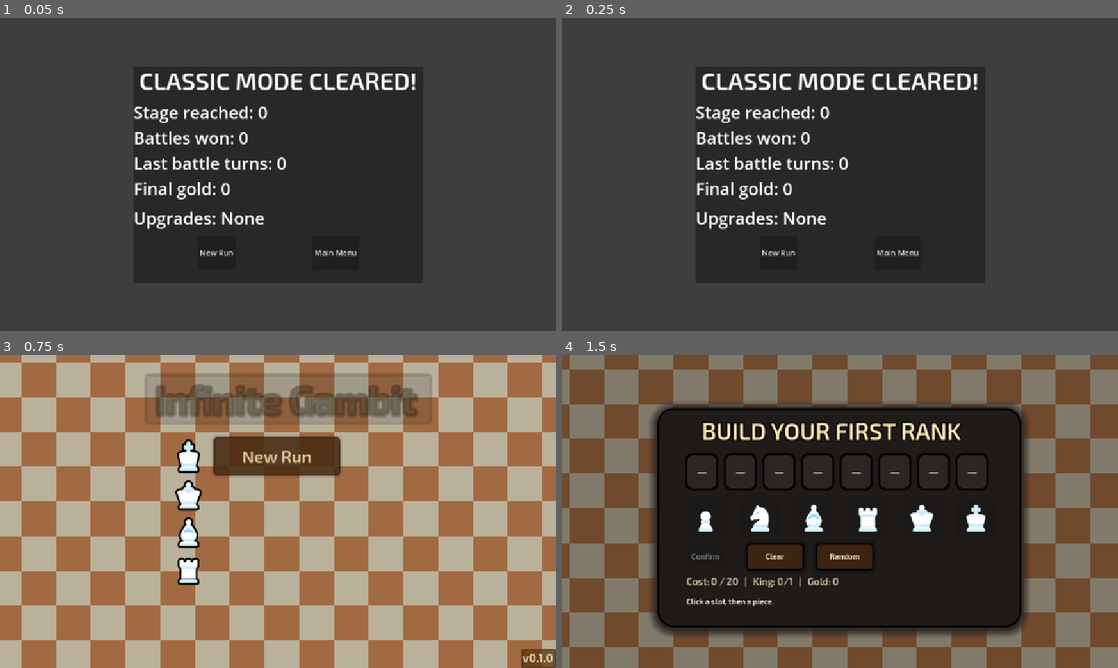
Above: before the commit, frames 1-4 (two rows, left to right).
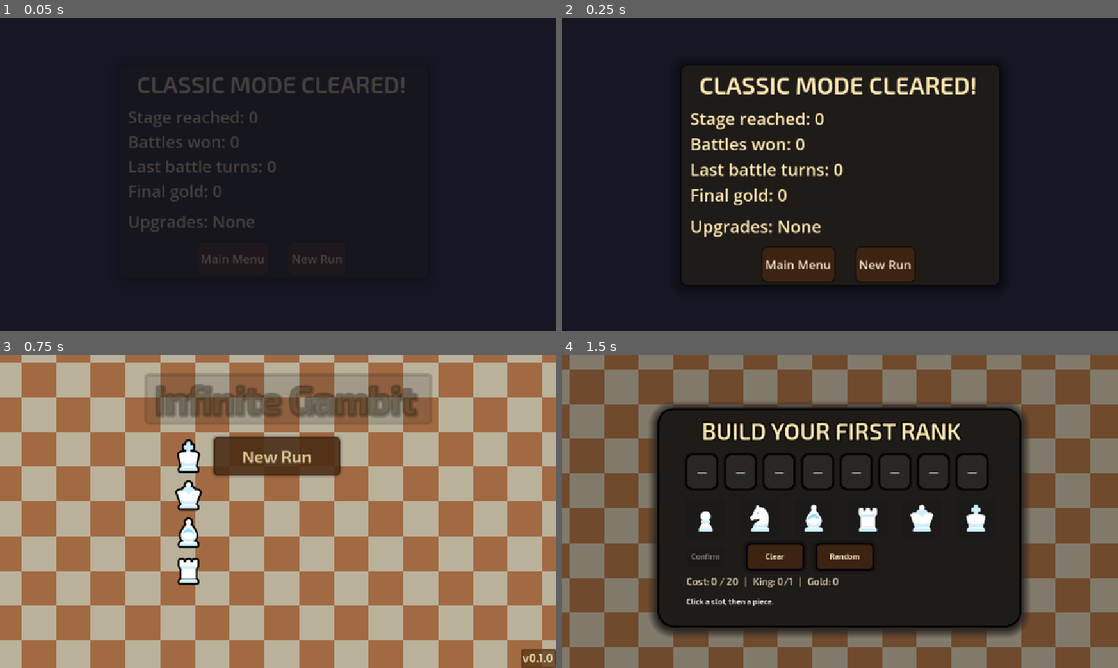
Above: after the commit, the same moments.

Repository: twippimehu/Infinite-Gambit
Game: Godot game, scene res://victory.tscn
Two runs of this game, one before a commit and one after it. Both use one fixed random seed, a clock stepped at 60 frames per second and the inputs below. This scene is started directly instead of the project's main scene.
Inputs:
- Up to frame 1 (0.05 s): no input
- Up to frame 2 (0.25 s): no input
- Up to frame 3 (0.75 s): click "Main Menu" at 0.5 s
- Up to frame 4 (1.5 s): click "New Run" at 1.25 s

The runs differ from the first frame. In frame 1, 69% of the frame differs, in the area x 0-100%, y 0-100%; in frame 2, 72%; in frame 3, nothing differs; in frame 4, nothing differs.

Commit message:
Fixed up the stage 30 king dupe and made vic screen better

Diff:
--- a/engine/board.gd
+++ b/engine/board.gd
@@ -227,15 +227,28 @@
 			var src = state.board[0][c]
 			if src == null:
 				continue
-			if src.side != 0:
+			if src.side != 0:  # Ensure it’s a white piece
 				continue
-			var target_row := 5
-			if state.board[target_row][c] == null:
-				state.board[target_row][c] = {
-					"kind": src.kind,
-					"side": 1,
-					"has_moved": false
-				}
+
+			# Prevent placing a second king, we only want one king on row 7
+			if src.kind == "K":
+				# Place the king ONLY on row 7 if it’s not there already
+				if state.board[7][c] == null:
+					state.board[7][c] = {
+						"kind": "K",
+						"side": 1,
+						"has_moved": false
+					}
+			else:
+				# Copy non-king pieces to row 5
+				if state.board[5][c] == null:
+					state.board[5][c] = {
+						"kind": src.kind,
+						"side": 1,
+						"has_moved": false
+					}
+
+
 
 	# Extra Pawns: add up to 2 extra advanced black pawns on rank 5
 	if enemy_mutators.has("extra_pawns"):
@@ -610,6 +623,47 @@
 			"side": 1,
 			"has_moved": false
 		}
+
+
+func _setup_enemy_boss_30_layout() -> void:
+	# Clear the top three ranks for black's army (rows 5, 6, 7)
+	for r in [5, 6, 7]:
+		for c in range(8):
+			state.board[r][c] = null
+
+	# Back rank: standard heavy pieces
+	var back_rank: Array[String] = ["R", "N", "B", "Q", "K", "B", "N", "R"]
+	for c in range(8):
+		var kind: String = back_rank[c]
+		state.board[7][c] = {
+			"kind": kind,
+			"side": 1,
+			"has_moved": false
+		}
+
+	# Mirror back rank: Copy player’s back rank (row 0) to enemy (row 5)
+	# But we need to make sure there’s only ONE king on row 7
+	var king_col: int = -1  # Track the column where the king is placed
+	for c in range(8):
+		var src = state.board[0][c]
+		if src == null or src.kind != "K":
+			continue
+		# Found the king in row 0
+		king_col = c
+		# Place the king only on row 7 (if it's not already there)
+		if state.board[7][king_col] == null:
+			state.board[7][king_col] = {
+				"kind": "K",
+				"side": 1,
+				"has_moved": false
+			}
+
+	# Remove the king from row 6 if it tries to duplicate
+	if king_col != -1:
+		state.board[6][king_col] = null
+
+
+
 
 # -------------------------------------------------------------------
 # Piece setup
--- a/victory.gd
+++ b/victory.gd
@@ -1,5 +1,7 @@
 extends Control
 
+
+@onready var panel: Panel          = $Panel
 @onready var lbl_title: Label      = $Panel/VBoxContainer/Label_Title
 @onready var lbl_stats: Label      = $Panel/VBoxContainer/Label_Stats
 @onready var lbl_upgrades: Label   = $Panel/VBoxContainer/Label_Upgrades
@@ -10,6 +12,14 @@
 
 
 func _ready() -> void:
+	_populate_text()
+	_play_intro_animation()
+
+	# Hook up buttons
+	btn_new_run.pressed.connect(_on_new_run_pressed)
+	btn_menu.pressed.connect(_on_menu_pressed)
+
+func _populate_text() -> void:
 	# Title
 	lbl_title.text = "CLASSIC MODE CLEARED!"
 
@@ -32,9 +42,16 @@
 			lines.append(" • " + Game.get_upgrade_name(id))
 		lbl_upgrades.text = "\n".join(lines)
 
-	# Hook up buttons
-	btn_new_run.pressed.connect(_on_new_run_pressed)
-	btn_menu.pressed.connect(_on_menu_pressed)
+func _play_intro_animation() -> void:
+	# Start slightly transparent and scaled down
+	panel.modulate.a = 0.0
+	panel.scale = Vector2(0.9, 0.9)
+
+	var t := create_tween()
+	t.tween_property(panel, "modulate:a", 1.0, 0.25)
+	t.parallel().tween_property(panel, "scale", Vector2.ONE, 0.25) \
+		.set_trans(Tween.TRANS_BACK) \
+		.set_ease(Tween.EASE_OUT)
 
 
 func _on_new_run_pressed() -> void:
--- a/victory.tscn
+++ b/victory.tscn
@@ -1,7 +1,58 @@
-[gd_scene load_steps=3 format=3 uid="uid://nomr1bmn73r7"]
+[gd_scene load_steps=7 format=3 uid="uid://nomr1bmn73r7"]
 
 [ext_resource type="Script" uid="uid://ctd57l8gio24y" path="res://victory.gd" id="1_7bnjr"]
 [ext_resource type="FontFile" uid="uid://cckircs02opgx" path="res://assets/fonts/Exo2-SemiBold.ttf" id="2_v31sk"]
+
+[sub_resource type="StyleBoxFlat" id="StyleBoxFlat_v31sk"]
+bg_color = Color(0.117647, 0.105882, 0.0980392, 1)
+border_width_left = 2
+border_width_top = 2
+border_width_right = 2
+border_width_bottom = 2
+border_color = Color(0, 0, 0, 0.501961)
+corner_radius_top_left = 12
+corner_radius_top_right = 12
+corner_radius_bottom_right = 12
+corner_radius_bottom_left = 12
+shadow_color = Color(0, 0, 0, 0.4)
+shadow_size = 24
+shadow_offset = Vector2(0, 3)
+
+[sub_resource type="StyleBoxFlat" id="StyleBoxFlat_qr7ta"]
+bg_color = Color(0.290196, 0.172549, 0.0784314, 1)
+border_width_left = 2
+border_width_top = 2
+border_width_right = 2
+border_width_bottom = 2
+border_color = Color(0, 0, 0, 0.501961)
+corner_radius_top_left = 12
+corner_radius_top_right = 12
+corner_radius_bottom_right = 12
+corner_radius_bottom_left = 12
+
+[sub_resource type="StyleBoxFlat" id="StyleBoxFlat_v3ap6"]
+bg_color = Color(0.172549, 0.105882, 0.054902, 1)
+border_width_left = 2
+border_width_top = 2
+border_width_right = 2
+border_width_bottom = 2
+border_color = Color(0, 0, 0, 0.501961)
+corner_radius_top_left = 12
+corner_radius_top_right = 12
+corner_radius_bottom_right = 12
+corner_radius_bottom_left = 12
+
+[sub_resource type="StyleBoxFlat" id="StyleBoxFlat_e8xaq"]
+bg_color = Color(0.235294, 0.137255, 0.0705882, 1)
+border_width_left = 2
+border_width_top = 2
+border_width_right = 2
+border_width_bottom = 2
+border_color = Color(0, 0, 0, 0.501961)
+corner_radius_top_left = 12
+corner_radius_top_right = 12
+corner_radius_bottom_right = 12
+corner_radius_bottom_left = 12
 
 [node name="Victory" type="Control"]
 layout_mode = 3
@@ -19,58 +70,78 @@
 anchor_bottom = 1.0
 grow_horizontal = 2
 grow_vertical = 2
-color = Color(0, 0, 0, 0.196078)
+color = Color(0, 0, 0.0745098, 0.705882)
 
 [node name="Panel" type="Panel" parent="."]
-custom_minimum_size = Vector2(600, 450)
+custom_minimum_size = Vector2(650, 450)
 layout_mode = 1
 anchors_preset = 8
 anchor_left = 0.5
 anchor_top = 0.5
 anchor_right = 0.5
 anchor_bottom = 0.5
-offset_left = -93.0
-offset_top = -86.5
-offset_right = 93.0
-offset_bottom = 86.5
+offset_left = -331.5
+offset_top = -229.5
+offset_right = 331.5
+offset_bottom = 229.5
 grow_horizontal = 2
 grow_vertical = 2
+theme_override_styles/panel = SubResource("StyleBoxFlat_v31sk")
 
 [node name="VBoxContainer" type="VBoxContainer" parent="Panel"]
 layout_mode = 1
 anchors_preset = 15
 anchor_right = 1.0
 anchor_bottom = 1.0
+offset_left = 20.0
+offset_top = 13.0
+offset_right = -29.0
+offset_bottom = 1.0
 grow_horizontal = 2
 grow_vertical = 2
-theme_override_constants/separation = 12
+theme_override_constants/separation = 16
 
 [node name="Label_Title" type="Label" parent="Panel/VBoxContainer"]
 layout_mode = 2
 size_flags_horizontal = 4
+theme_override_colors/font_color = Color(1, 0.909804, 0.690196, 1)
 theme_override_fonts/font = ExtResource("2_v31sk")
 theme_override_font_sizes/font_size = 50
 text = "CLASSIC MODE CLEARED!"
 
 [node name="Label_Stats" type="Label" parent="Panel/VBoxContainer"]
 layout_mode = 2
+theme_override_colors/font_color = Color(1, 0.909804, 0.690196, 1)
 theme_override_font_sizes/font_size = 35
+text = "  sfa"
 
 [node name="Label_Upgrades" type="Label" parent="Panel/VBoxContainer"]
 layout_mode = 2
+theme_override_colors/font_color = Color(1, 0.909804, 0.690196, 1)
 theme_override_font_sizes/font_size = 35
+text = "  asf"
 
 [node name="HBoxContainer" type="HBoxContainer" parent="Panel/VBoxContainer"]
 layout_mode = 2
 size_flags_horizontal = 4
-theme_override_constants/separation = 160
+theme_override_constants/separation = 40
+
+[node name="Btn_Menu" type="Button" parent="Panel/VBoxContainer/HBoxContainer"]
+custom_minimum_size = Vector2(90, 75)
+layout_mode = 2
+theme_override_colors/font_color = Color(0.968627, 0.901961, 0.788235, 1)
+theme_override_font_sizes/font_size = 25
+theme_override_styles/hover = SubResource("StyleBoxFlat_qr7ta")
+theme_override_styles/pressed = SubResource("StyleBoxFlat_v3ap6")
+theme_override_styles/normal = SubResource("StyleBoxFlat_e8xaq")
+text = " Main Menu "
 
 [node name="Btn_NewRun" type="Button" parent="Panel/VBoxContainer/HBoxContainer"]
-custom_minimum_size = Vector2(70, 70)
+custom_minimum_size = Vector2(90, 75)
 layout_mode = 2
-text = "New Run"
-
-[node name="Btn_Menu" type="Button" parent="Panel/VBoxContainer/HBoxContainer"]
-custom_minimum_size = Vector2(70, 70)
-layout_mode = 2
-text = "Main Menu"
+theme_override_colors/font_color = Color(0.968627, 0.901961, 0.788235, 1)
+theme_override_font_sizes/font_size = 25
+theme_override_styles/hover = SubResource("StyleBoxFlat_qr7ta")
+theme_override_styles/pressed = SubResource("StyleBoxFlat_v3ap6")
+theme_override_styles/normal = SubResource("StyleBoxFlat_e8xaq")
+text = " New Run "
